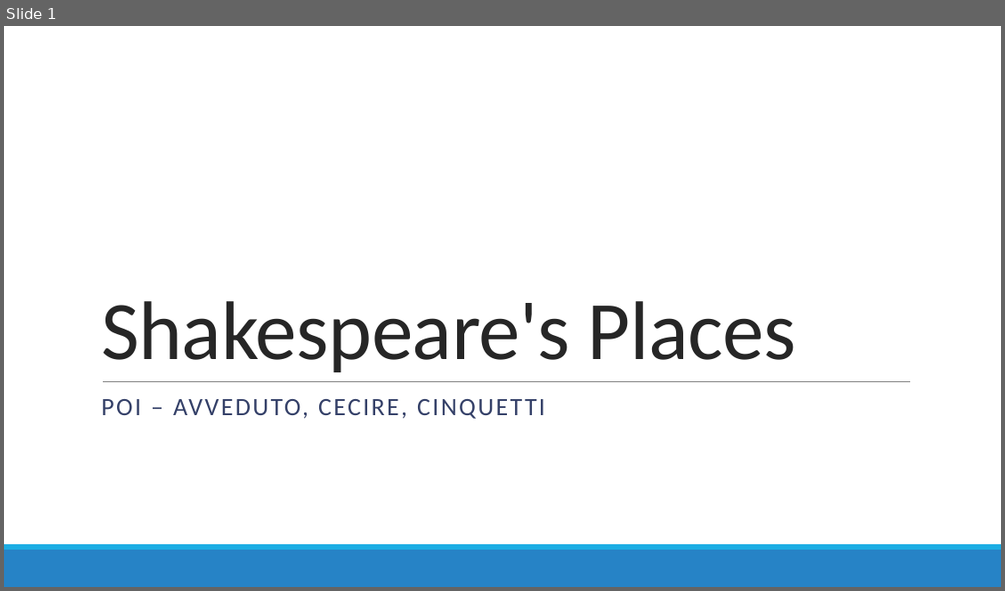
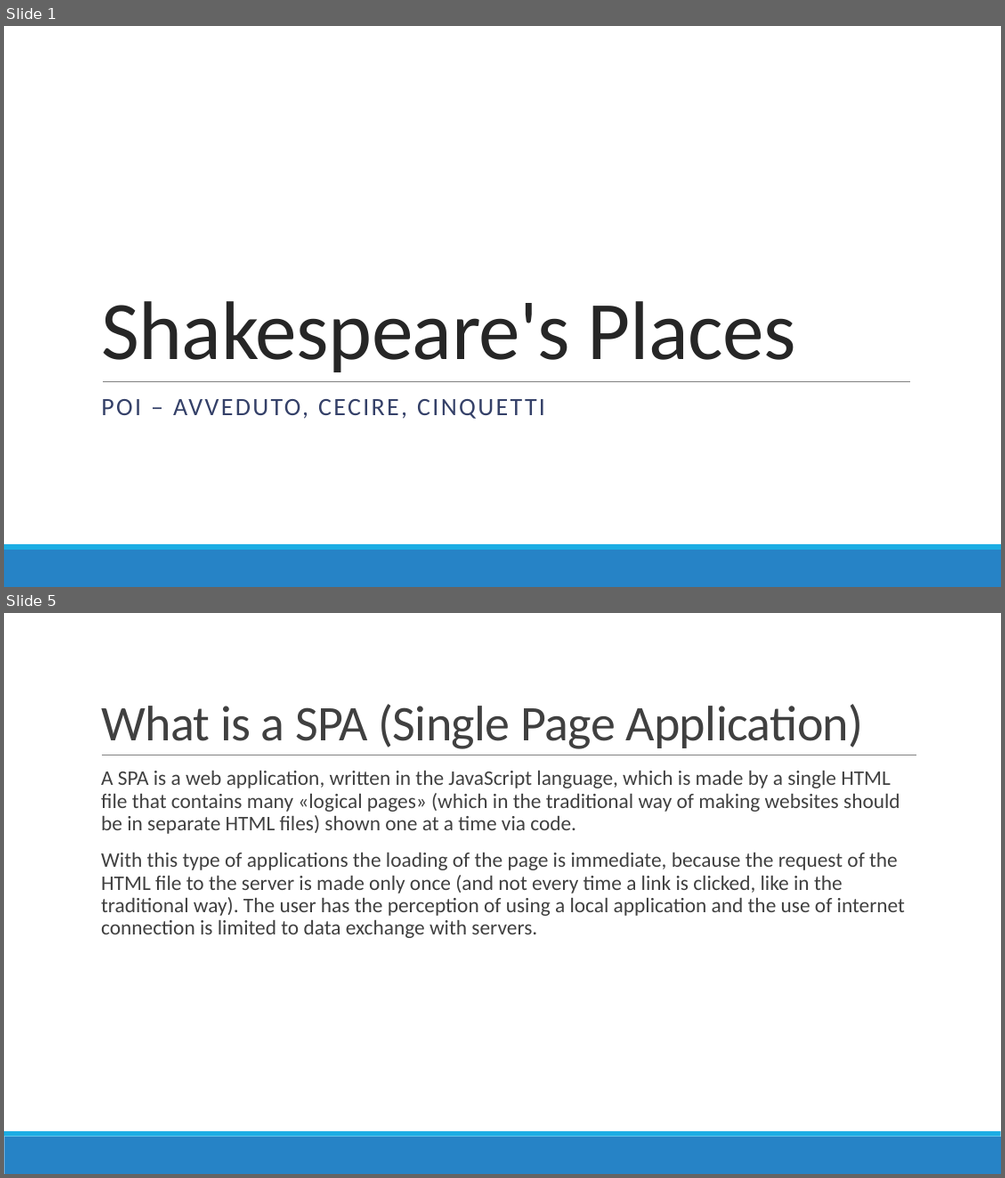
Before and after one commit to Fix-22/5C_AvvedutoCecireCinquetti_POI, a slide deck: docs/slides/Shakespeare's Places.pptx. Shown one above the other, each under a label of ours: slide 1 before the commit, slides 1 and 5 after it; the slides between them are not shown. The pictures are 1005x591 and 1005x1178 pixels, drawn with LibreOffice and Linux fonts; fonts in the diff are those of the drawing. Boxes give left, top, right and bottom in pixels: in the first picture for what was removed or moved away, otherwise in the second. Text is boxed around its words. In the diff, an @@ line names an element or a change of style, - is before the commit and + after.

```diff
--- a/docs/slides/Shakespeare's Places.pptx
+++ b/docs/slides/Shakespeare's Places.pptx
@@ slide 5 added at <box>4,613,1001,1174</box>, background #FFFFFF; not listed: 2 template elements that a slide beside it also shows @@
@@ title added at <box>101,704,863,749</box>, 48 pt, text #404040 @@
+What is a SPA (Single Page Application)
@@ text added at <box>101,771,905,938</box>, 20 pt, text #404040 @@
+  A SPA is a web application, written in the JavaScript language, which is made by a single HTML file that contains many «logical pages» (which in the traditional way of making websites should be in separate HTML files) shown one at a time via code.
+  With this type of applications the loading of the page is immediate, because the request of the HTML file to the server is made only once (and not every time a link is clicked, like in the traditional way). The user has the perception of using a local application and the use of internet connection is limited to data exchange with servers.
@@ line added from (102, 755) to (917, 755), #808080 0.5 pt @@
```
Also in this commit, not shown: 5 other slides added, 1 other file.
